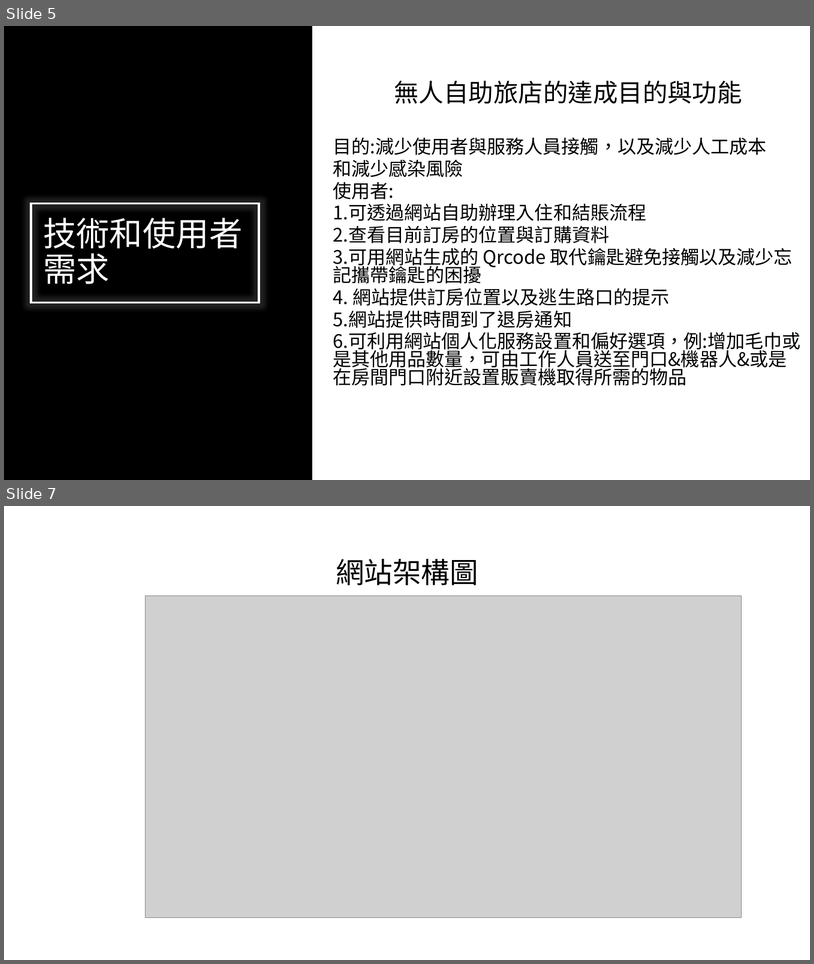
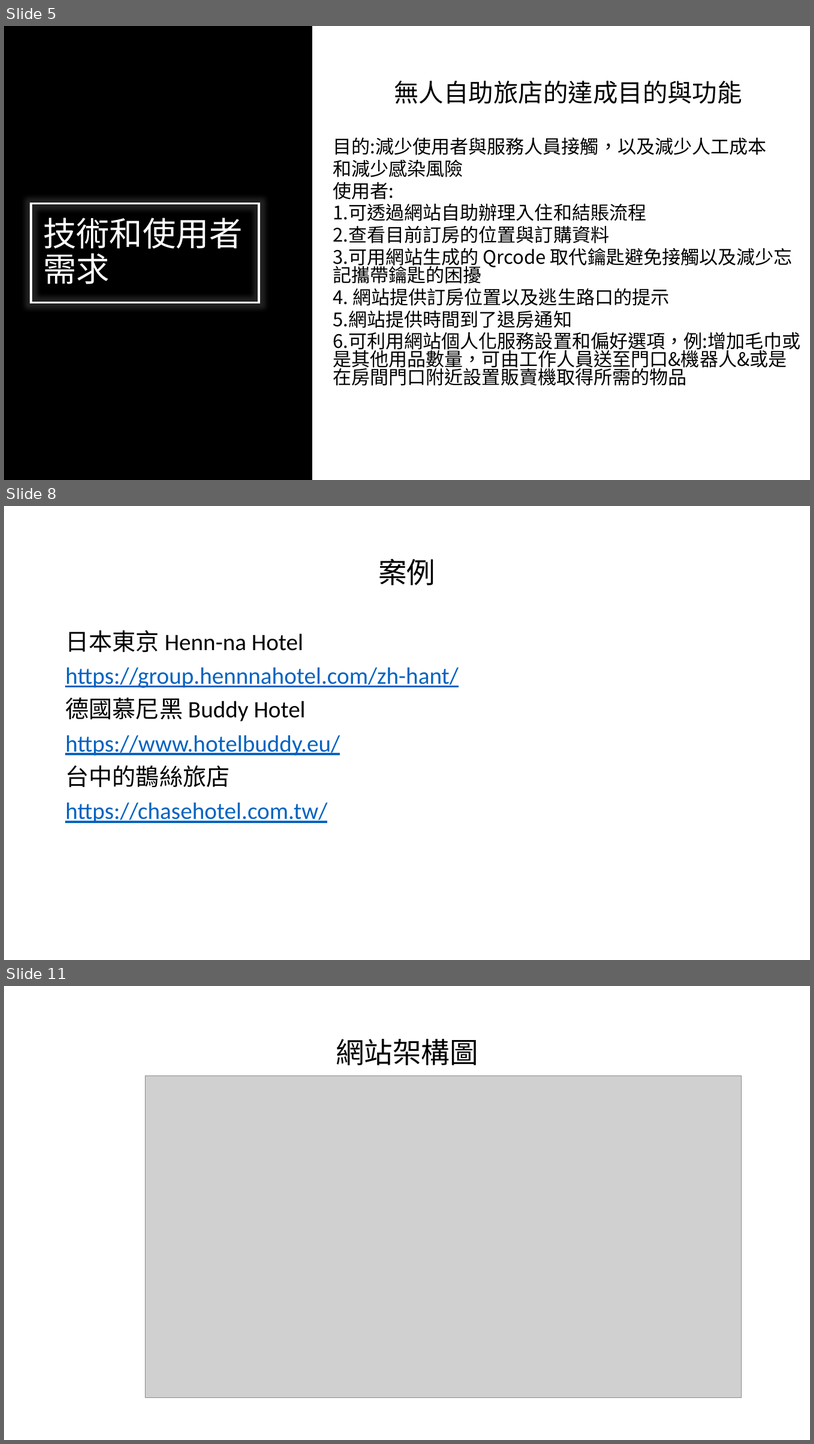
Before and after one commit to WeiHsuanLai/Taishan, a slide deck: 無人自助旅店期初報告.pptx. Shown one above the other, each under a label of ours: slides 5 and 7 before the commit, slides 5, 8 and 11 after it; the slides between them are not shown. The pictures are 814x964 and 814x1444 pixels, drawn with LibreOffice and Linux fonts; fonts in the diff are those of the drawing; grey boxes stand for pictures. Boxes give left, top, right and bottom in pixels: in the first picture for what was removed or moved away, otherwise in the second. Text is boxed around its words. In the diff, an @@ line names an element or a change of style, - is before the commit and + after.

```diff
--- a/無人自助旅店期初報告.pptx
+++ b/無人自助旅店期初報告.pptx
@@ slide 8 added at <box>4,506,810,960</box>, background #FFFFFF @@
@@ title added at <box>378,559,435,585</box>, 34 pt, text #000000 @@
+案例
@@ text added at <box>65,630,458,823</box>, 28 pt, text #0563C1, underline @@
+日本東京 Henn-na Hotel
+https://group.hennnahotel.com/zh-hant/
+德國慕尼黑 Buddy Hotel
+https://www.hotelbuddy.eu/
+台中的鵲絲旅店
+https://chasehotel.com.tw/
@@ what was slide 7 is now slide 11 @@
```
Also in this commit, not shown: 1 slide changed, 3 other slides added, 1 other file.
